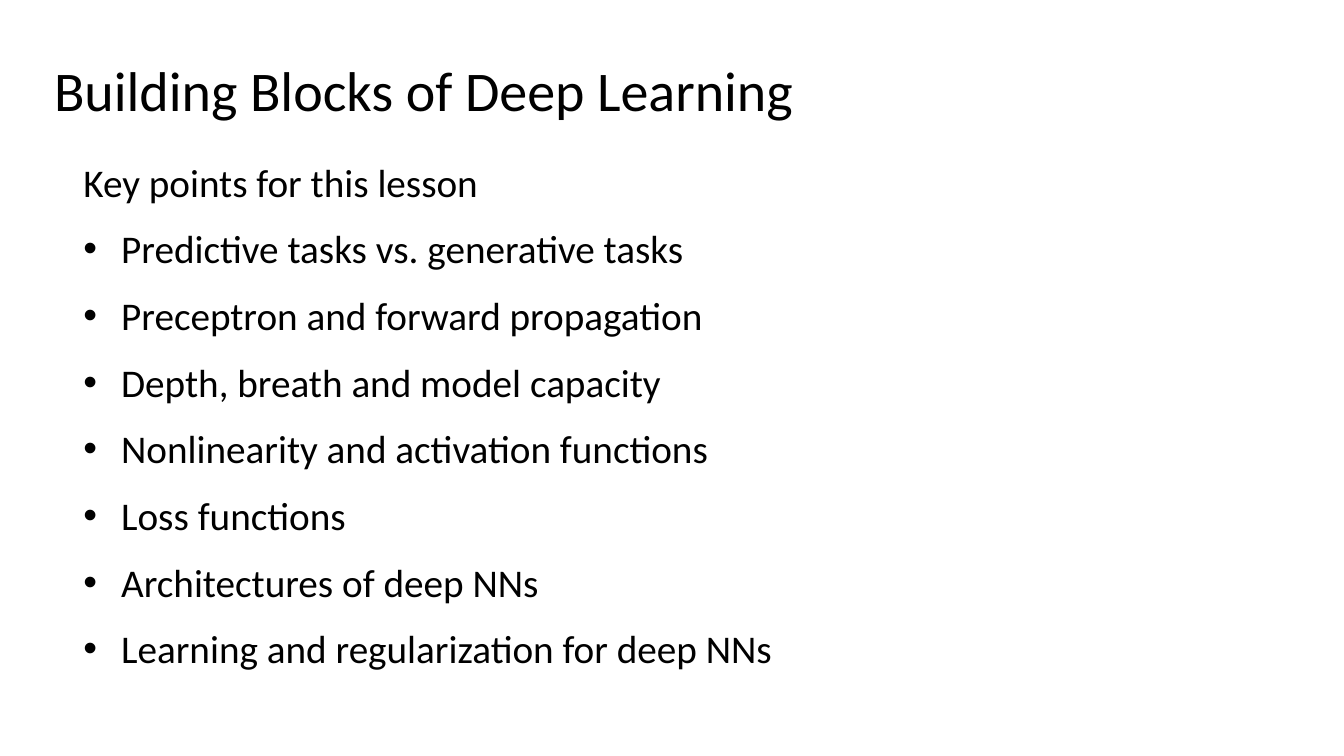
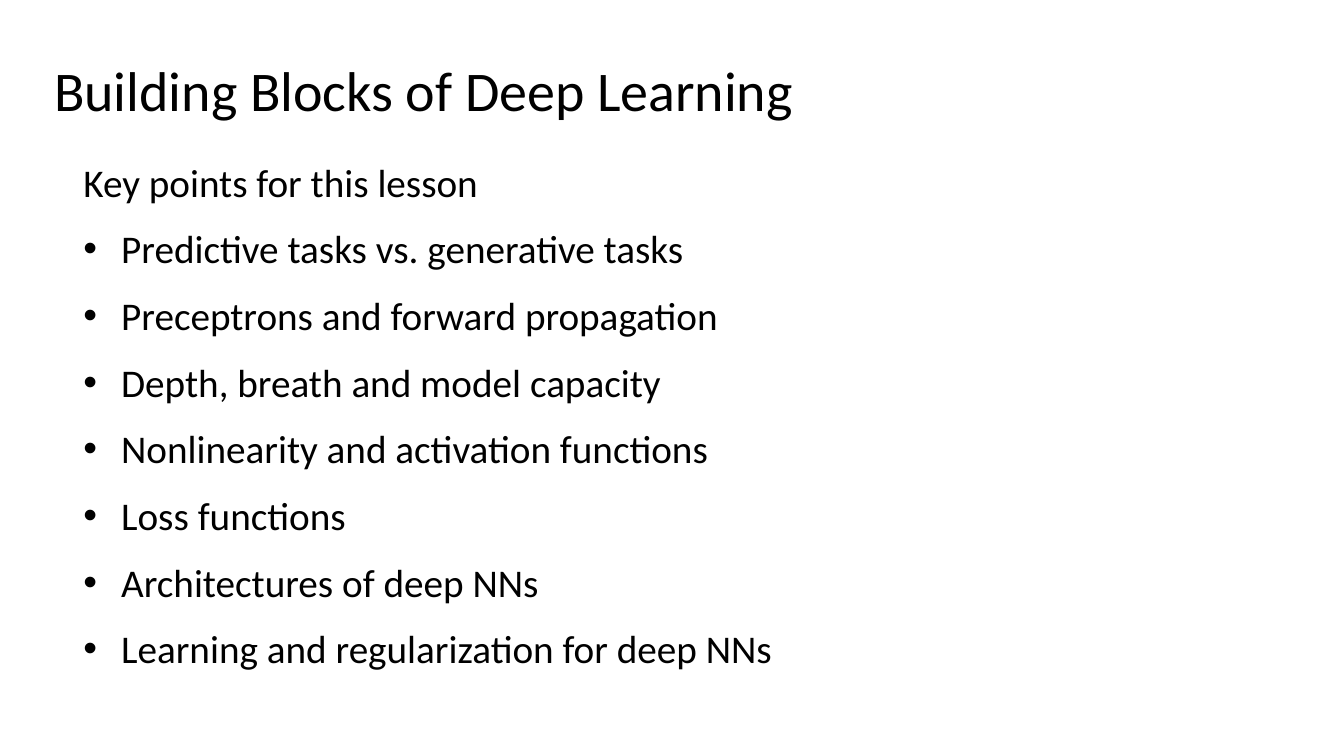
Before and after one commit to StephenElston/CSCI-E25, a slide deck: slide 6 of Slides/3_BuildingBlocksOfDeepLearning.pptx. Drawn at 1344x756 pixels with LibreOffice and Linux fonts; fonts in the diff are those of the drawing. Boxes give left, top, right and bottom in pixels: in the first picture for what was removed or moved away, otherwise in the second. Text is boxed around its words. In the diff, an @@ line names an element or a change of style, - is before the commit and + after.

```diff
--- a/Slides/3_BuildingBlocksOfDeepLearning.pptx
+++ b/Slides/3_BuildingBlocksOfDeepLearning.pptx
@@ text at [121, 302, 718, 337]: text changed @@
-• Preceptron and forward propagation
+• Preceptrons and forward propagation
```
Also in this commit, not shown: 3 other slides changed.
